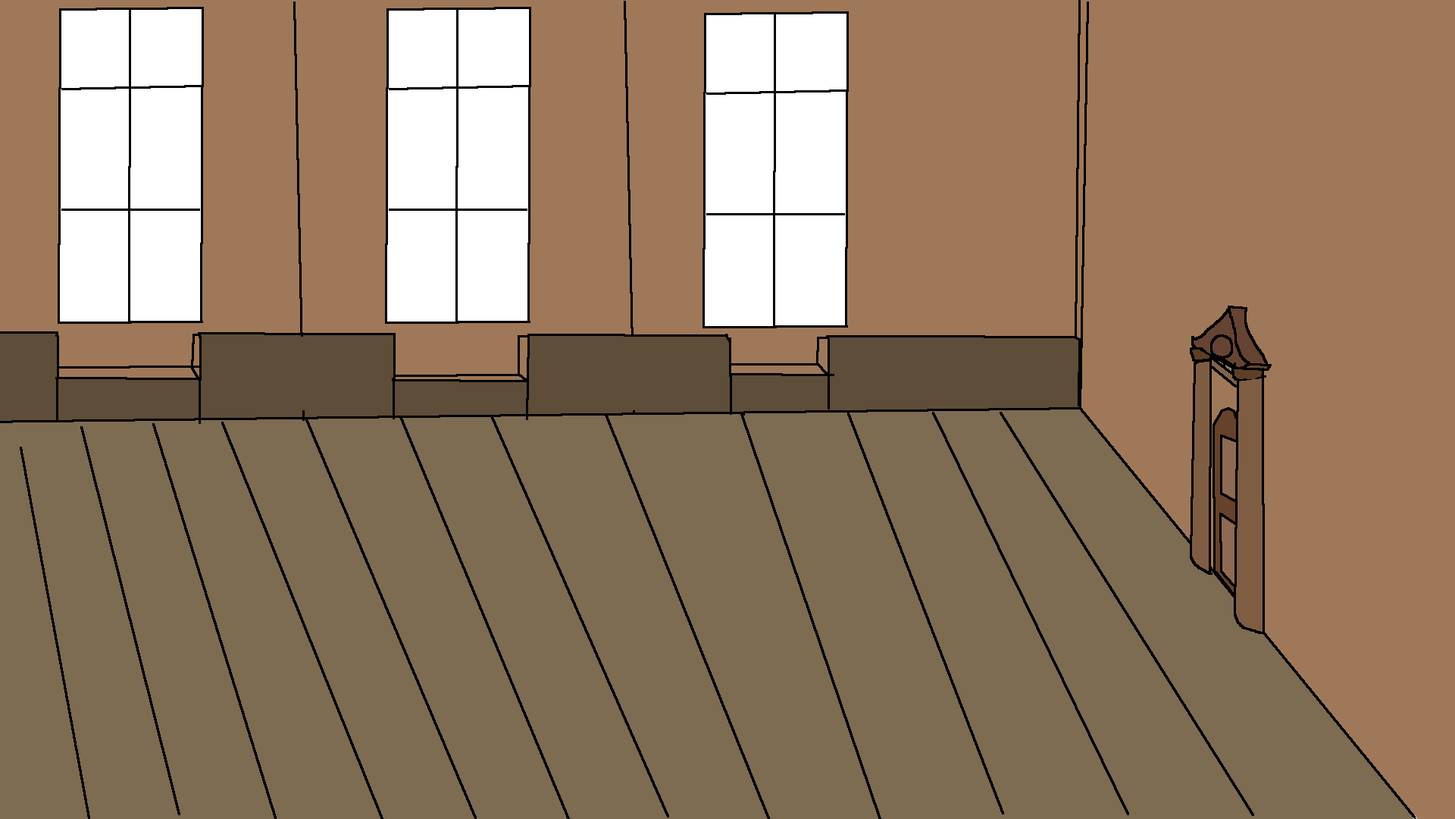
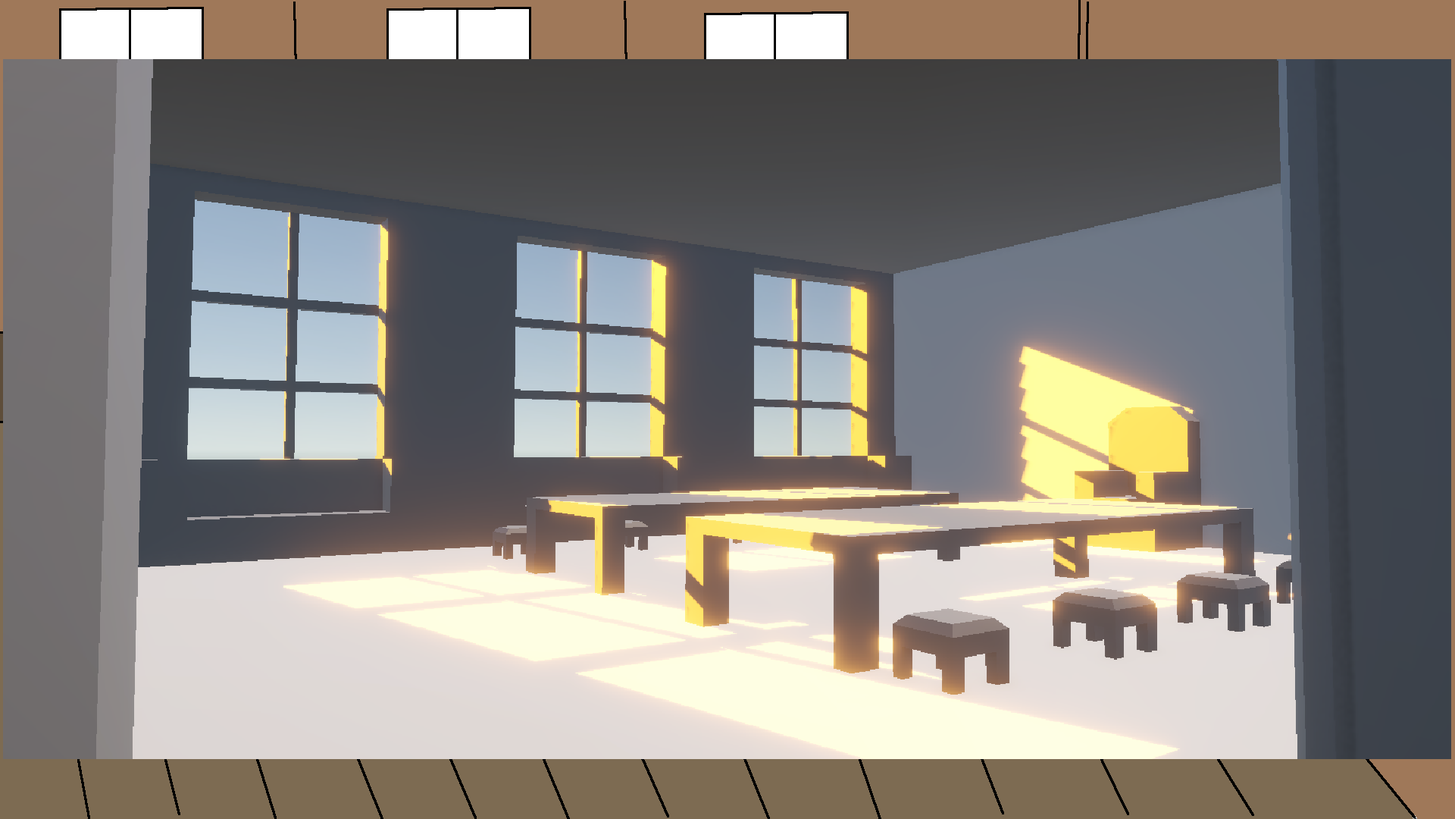
Layers edited between the first and the second 1455 x 819 image:
added layer "Pasted Layer" above "Layer" over [3,59,1452,759]
